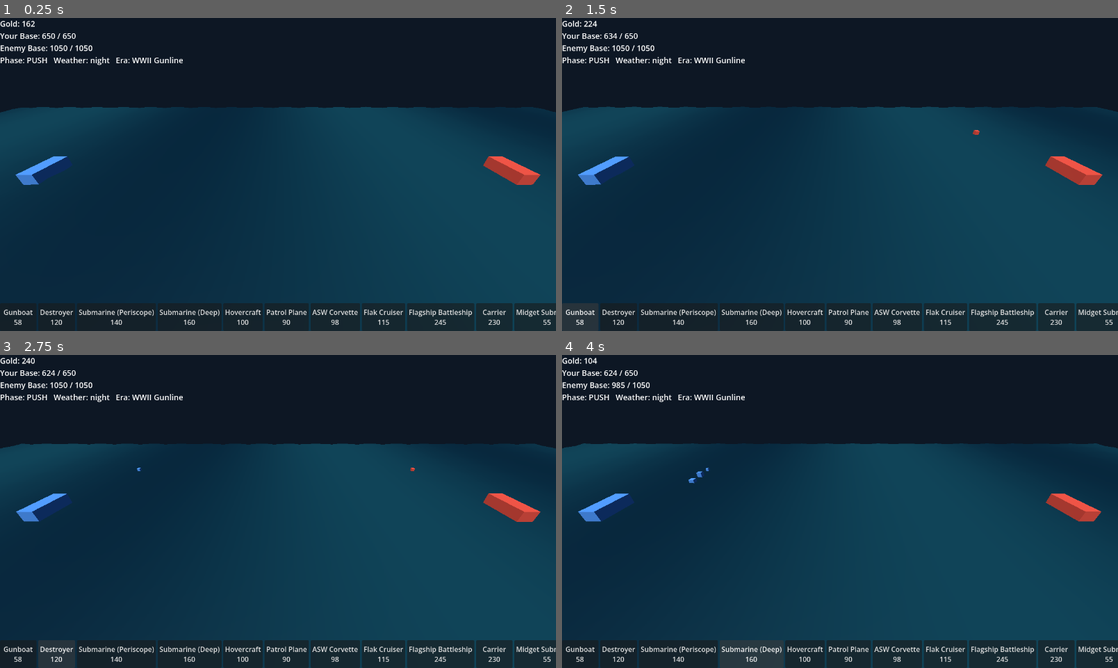
Above: before the commit, frames 1-4 (two rows, left to right).
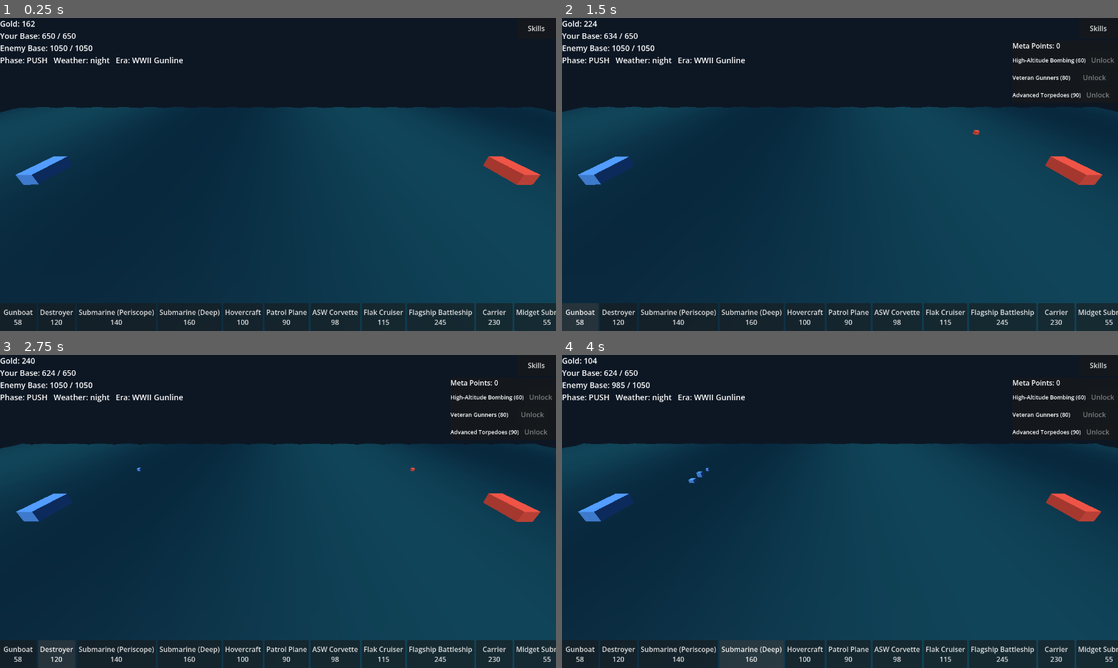
Above: after the commit, the same moments.

Repository: icomppower/iron-corridor
Game: Godot game, scene res://presentation/Main.tscn
Same seed, same stepped clock (60 frames per second), same inputs: the game is played once before the commit and once after it.
Inputs (mouse positions are in pixels of both pictures, inside the frame that each line leads up to):
- Up to frame 1 (0.25 s): no input
- Up to frame 2 (1.5 s): click (1095, 27) at 0.5 s, where only the run after the commit has a clickable "Skills"; click "Gunboat 58" at 1.25 s
- Up to frame 3 (2.75 s): click "Destroyer 120" at 2 s
- Up to frame 4 (4 s): click "Submarine (Periscope) 140" at 2.75 s; click "Submarine (Deep) 160" at 3.5 s

The runs differ from the first frame. In frame 1, less than 0.1% of the frame differs, in the area x 94-98%, y 2-5%; in frame 2, 0.6%, in the area x 81-100%, y 2-26%; in frame 3, 0.6%; in frame 4, 0.6%.

Commit message:
v0.4: cross-stage skill-tree unlocks (persisted)
Three skills (data/skills.json: high-altitude bombing, veteran gunners,
advanced torpedoes) unlockable with meta points earned per match result
(SkillProgress, persisted to user://skill_progress.json — works under
HTML5 export via IndexedDB-backed virtual FS too).

Oracle #4 ("unlocks are power, not keys") holds by construction, not
convention: MatchSim._new_side() never sets "unlocked_skills" on a side,
so _skill_attack_mult() is always a no-op 1.0x for every harness run —
the same shared combat code path the harness already exercises, just
reading a field the harness never populates. Only LiveMatch's player
side ever has it set, from persisted save data.

Verified end-to-end via in-engine screenshot: unlock flow spends meta
points, panel reflects the new locked/unlocked state, persists across
the save file. Regression check: harness/oracle/live_smoke all unchanged
(14 passed / 16 failed, same critical-oracle set green, LiveMatch still
bit-for-bit matches MatchSim.run()).

Co-Authored-By: Claude Sonnet 5 <noreply@anthropic.com>
Claude-Session: https://claude.ai/code/session_01BCGCp3WSXVcaiZVoi5r9qs

Diff:
--- /dev/null
+++ b/data/skills.json
@@ -0,0 +1,23 @@
+[
+  {
+    "id": "high_altitude_bombing",
+    "name": "High-Altitude Bombing",
+    "description": "Patrol planes hit harder from altitude.",
+    "cost": 60,
+    "effect": { "type": "unit_attack", "target": "patrol_plane", "pct": 0.20 }
+  },
+  {
+    "id": "veteran_gunners",
+    "name": "Veteran Gunners",
+    "description": "All gun crews fire with better accuracy.",
+    "cost": 80,
+    "effect": { "type": "weapon_attack", "target": "gun", "pct": 0.12 }
+  },
+  {
+    "id": "advanced_torpedoes",
+    "name": "Advanced Torpedoes",
+    "description": "Improved torpedo warheads across the fleet.",
+    "cost": 90,
+    "effect": { "type": "weapon_attack", "target": "torpedo", "pct": 0.15 }
+  }
+]
--- a/harness/capture_screenshot.gd
+++ b/harness/capture_screenshot.gd
@@ -4,36 +4,30 @@
 ## (must NOT pass --headless, or the viewport texture will be blank).
 
 func _initialize() -> void:
+	var save_path := "user://skill_progress.json"
+	if FileAccess.file_exists(save_path):
+		DirAccess.remove_absolute(ProjectSettings.globalize_path(save_path))
+
 	var main_scene: PackedScene = load("res://presentation/Main.tscn")
 	var instance: Node = main_scene.instantiate()
 	root.add_child(instance)
 	for i in range(10):
 		await process_frame
 
-	# simulate a few build taps to prove the UI -> sim write path works
-	instance.ui.build_requested.emit("gunboat")
-	instance.ui.build_requested.emit("destroyer")
-	instance.ui.income_requested.emit()
-	for i in range(10):
+	instance.skill_state["meta_points"] = 500.0
+	instance.ui.refresh_skills(instance.catalog, instance.skill_state)
+	instance.ui._skills_panel.visible = true
+	for i in range(5):
 		await process_frame
-	print("gold after buys: ", instance.live.gold())
 	var img := root.get_viewport().get_texture().get_image()
-	img.save_png("/tmp/iron_corridor_push.png")
-	print("saved push-phase screenshot")
+	img.save_png("/tmp/iron_corridor_skills.png")
+	print("saved skills panel screenshot")
 
-	# fast-forward straight into the boss phase to check that visual too
-	instance.live.phase = MatchSim.PHASE_BOSS
-	instance.live.boss = MatchSim._spawn_boss(instance.catalog, "potomac")
-	instance.live.boss["hp"] = instance.live.boss["hp_max"] * 0.6
-	instance.ui.build_requested.emit("battleship_flagship")
-	for i in range(20):
-		await process_frame
-	instance.live.step()
-	instance._on_flagship_fire()
+	instance.ui.skill_unlock_requested.emit("high_altitude_bombing")
 	for i in range(5):
 		await process_frame
 	var img2 := root.get_viewport().get_texture().get_image()
-	img2.save_png("/tmp/iron_corridor_boss.png")
-	print("saved boss-phase screenshot, boss_hp_pct=", instance.live.boss_hp_pct())
+	img2.save_png("/tmp/iron_corridor_skills_after_unlock.png")
+	print("saved post-unlock screenshot, unlocked=", instance.skill_state["unlocked"])
 
 	quit()
--- a/presentation/game_ui.gd
+++ b/presentation/game_ui.gd
@@ -8,6 +8,7 @@
 signal installment_requested
 signal flagship_fire_requested
 signal restart_requested
+signal skill_unlock_requested(skill_id: String)
 
 var _gold_label: Label
 var _base_label: Label
@@ -19,6 +20,10 @@
 var _fire_button: Button
 var _result_panel: PanelContainer
 var _result_label: Label
+var _skills_button: Button
+var _skills_panel: PanelContainer
+var _skills_list: VBoxContainer
+var _meta_points_label: Label
 
 func _ready() -> void:
 	var root := Control.new()
@@ -78,6 +83,29 @@
 	_result_panel.add_child(vb)
 	root.add_child(_result_panel)
 
+	_skills_button = Button.new()
+	_skills_button.text = "Skills"
+	_skills_button.custom_minimum_size = Vector2(90, 48)
+	_skills_button.set_anchors_preset(Control.PRESET_TOP_RIGHT)
+	_skills_button.grow_horizontal = Control.GROW_DIRECTION_BEGIN
+	_skills_button.pressed.connect(func(): _skills_panel.visible = not _skills_panel.visible)
+	root.add_child(_skills_button)
+
+	_skills_panel = PanelContainer.new()
+	_skills_panel.set_anchors_preset(Control.PRESET_TOP_RIGHT)
+	_skills_panel.grow_horizontal = Control.GROW_DIRECTION_BEGIN
+	_skills_panel.position.y = 52
+	_skills_panel.custom_minimum_size = Vector2(240, 0)
+	_skills_panel.visible = false
+	var skills_vb := VBoxContainer.new()
+	_meta_points_label = Label.new()
+	_meta_points_label.add_theme_font_size_override("font_size", 16)
+	skills_vb.add_child(_meta_points_label)
+	_skills_list = VBoxContainer.new()
+	skills_vb.add_child(_skills_list)
+	_skills_panel.add_child(skills_vb)
+	root.add_child(_skills_panel)
+
 func _hud_label() -> Label:
 	var l := Label.new()
 	l.add_theme_font_size_override("font_size", 18)
@@ -104,6 +132,31 @@
 	installment_btn.pressed.connect(func(): installment_requested.emit())
 	_build_bar.add_child(installment_btn)
 
+func refresh_skills(catalog: Catalog, state: Dictionary) -> void:
+	_meta_points_label.text = "Meta Points: %d" % int(state.get("meta_points", 0.0))
+	for child in _skills_list.get_children():
+		child.queue_free()
+	var unlocked: Array = state.get("unlocked", [])
+	for skill_id in catalog.skills.keys():
+		var sdef: Dictionary = catalog.skills[skill_id]
+		var row := HBoxContainer.new()
+		var label := Label.new()
+		label.custom_minimum_size = Vector2(150, 0)
+		label.add_theme_font_size_override("font_size", 13)
+		if unlocked.has(skill_id):
+			label.text = "%s ✓" % String(sdef["name"])
+			row.add_child(label)
+		else:
+			label.text = "%s (%d)" % [String(sdef["name"]), int(sdef["cost"])]
+			row.add_child(label)
+			var btn := Button.new()
+			btn.text = "Unlock"
+			btn.custom_minimum_size = Vector2(70, 36)
+			btn.disabled = not SkillProgress.can_unlock(state, catalog, skill_id)
+			btn.pressed.connect(func(): skill_unlock_requested.emit(skill_id))
+			row.add_child(btn)
+		_skills_list.add_child(row)
+
 func sync(live: LiveMatch) -> void:
 	_gold_label.text = "Gold: %d" % int(live.gold())
 	_base_label.text = "Your Base: %d / %d" % [int(live.base_hp()), int(live.base_hp_max())]
--- a/presentation/main.gd
+++ b/presentation/main.gd
@@ -14,11 +14,14 @@
 var camera_rig: CameraRig
 var ships: ShipVisuals
 var ui: GameUI
+var skill_state: Dictionary
 var _accum := 0.0
 var _running := true
+var _awarded_this_match := false
 
 func _ready() -> void:
 	catalog = Catalog.load_from("res://")
+	skill_state = SkillProgress.load_state()
 	_setup_world()
 	_setup_camera()
 	ships = ShipVisuals.new()
@@ -30,15 +33,23 @@
 	ui.installment_requested.connect(_on_installment_requested)
 	ui.flagship_fire_requested.connect(_on_flagship_fire)
 	ui.restart_requested.connect(_start_new_match)
+	ui.skill_unlock_requested.connect(_on_skill_unlock_requested)
+	ui.refresh_skills(catalog, skill_state)
 	_start_new_match()
 
 func _start_new_match() -> void:
 	var level: Dictionary = catalog.levels_by_id[LEVEL_ID]
 	var seed_value := randi_range(PLAYER_STRATEGY_SEED_MIN, PLAYER_STRATEGY_SEED_MAX)
-	live = LiveMatch.new(level, catalog, seed_value)
+	live = LiveMatch.new(level, catalog, seed_value, skill_state.get("unlocked", []))
 	ui.build_bar_for_roster(level["player_roster"], catalog)
 	_running = true
 	_accum = 0.0
+	_awarded_this_match = false
+
+func _on_skill_unlock_requested(skill_id: String) -> void:
+	if SkillProgress.unlock(skill_state, catalog, skill_id):
+		SkillProgress.save_state(skill_state)
+		ui.refresh_skills(catalog, skill_state)
 
 func _process(delta: float) -> void:
 	if _running and live != null:
@@ -52,6 +63,11 @@
 				break
 		ships.sync(live, catalog)
 		ui.sync(live)
+		if live.is_over() and not _awarded_this_match:
+			_awarded_this_match = true
+			SkillProgress.award_for_result(skill_state, live.result)
+			SkillProgress.save_state(skill_state)
+			ui.refresh_skills(catalog, skill_state)
 
 func _on_build_requested(unit_id: String) -> void:
 	if live != null:
--- a/sim/catalog.gd
+++ b/sim/catalog.gd
@@ -7,6 +7,7 @@
 var weather: Dictionary = {}
 var bosses: Dictionary = {}
 var eras: Array = []
+var skills: Dictionary = {}
 var levels: Array = []
 var levels_by_id: Dictionary = {}
 
@@ -17,6 +18,7 @@
 	c.weather = DataLoader.load_json(root.path_join("data/weather.json"))
 	c.bosses = DataLoader.index_by_id(DataLoader.load_json(root.path_join("data/bosses/bosses.json")))
 	c.eras = DataLoader.load_json(root.path_join("data/eras.json"))["tiers"]
+	c.skills = DataLoader.index_by_id(DataLoader.load_json(root.path_join("data/skills.json")))
 	c.levels = DataLoader.load_all_levels(root.path_join("data/levels"))
 	for lvl in c.levels:
 		c.levels_by_id[lvl["id"]] = lvl
--- a/sim/live_match.gd
+++ b/sim/live_match.gd
@@ -27,12 +27,13 @@
 var enemy_strategy_id: String = "level_ai"
 var _flagship_aim_bonus: float = 0.0
 
-func _init(p_level: Dictionary, p_catalog: Catalog, seed_value: int) -> void:
+func _init(p_level: Dictionary, p_catalog: Catalog, seed_value: int, unlocked_skills: Array = []) -> void:
 	level = p_level
 	catalog = p_catalog
 	economy = catalog.economy
 	rng = IronRNG.new(seed_value)
 	player = MatchSim._new_side(level["player_roster"], float(level["player_base_hp"]), float(economy["starting_gold"]))
+	player["unlocked_skills"] = unlocked_skills.duplicate()
 	enemy = MatchSim._new_side(level["enemy_roster"], float(level["enemy_base_hp"]), 0.0)
 	enemy["base_hp_max"] = float(level["enemy_base_hp"])
 	weather_id = rng.pick_weighted(level["weather_table"])
--- a/sim/match_sim.gd
+++ b/sim/match_sim.gd
@@ -149,6 +149,28 @@
 		return 1.0
 	return float(catalog.eras[level]["attack_mult"])
 
+## Cross-stage skill-tree bonuses (interactive play only). MatchSim.run()
+## never sets "unlocked_skills" on a side, so this is always a no-op 1.0x
+## for every harness/oracle run — unlocks stay power, never keys, by
+## construction, matching Oracle #4 without needing a separate code path.
+static func _skill_attack_mult(side: Dictionary, catalog: Catalog, udef: Dictionary) -> float:
+	var unlocked: Array = side.get("unlocked_skills", [])
+	if unlocked.is_empty():
+		return 1.0
+	var mult := 1.0
+	var weapon: String = udef.get("weapon", "")
+	var unit_id: String = String(udef.get("id", ""))
+	for skill_id in unlocked:
+		if not catalog.skills.has(skill_id):
+			continue
+		var effect: Dictionary = catalog.skills[skill_id]["effect"]
+		var etype: String = String(effect["type"])
+		if etype == "weapon_attack" and String(effect["target"]) == weapon:
+			mult += float(effect["pct"])
+		elif etype == "unit_attack" and String(effect["target"]) == unit_id:
+			mult += float(effect["pct"])
+	return mult
+
 static func _check_era_upgrade(side: Dictionary, catalog: Catalog) -> void:
 	var xp: float = float(side.get("xp", 0.0))
 	var level: int = int(side.get("era_level", 0))
@@ -279,7 +301,7 @@
 		if _is_grounded(udef, weather_id, weather_table):
 			continue
 		var variance := 1.0 + rng.randf_range(-0.05, 0.05)
-		var atk: float = float(udef["attack"]) * (st["alive_hp"] / float(udef["hp"])) * _weather_attack_mult(udef, weather_id, weather_table) * _era_attack_mult(player, catalog) * variance
+		var atk: float = float(udef["attack"]) * (st["alive_hp"] / float(udef["hp"])) * _weather_attack_mult(udef, weather_id, weather_table) * _era_attack_mult(player, catalog) * _skill_attack_mult(player, catalog, udef) * variance
 		var detect := _weather_detect(udef, weather_id, weather_table)
 		var opposed: Array = []
 		for layer in udef["targets"]:
@@ -300,7 +322,7 @@
 		if _is_grounded(udef, weather_id, weather_table):
 			continue
 		var variance := 1.0 + rng.randf_range(-0.05, 0.05)
-		var atk: float = float(udef["attack"]) * (st["alive_hp"] / float(udef["hp"])) * _weather_attack_mult(udef, weather_id, weather_table) * _era_attack_mult(enemy, catalog) * variance
+		var atk: float = float(udef["attack"]) * (st["alive_hp"] / float(udef["hp"])) * _weather_attack_mult(udef, weather_id, weather_table) * _era_attack_mult(enemy, catalog) * _skill_attack_mult(enemy, catalog, udef) * variance
 		var detect := _weather_detect(udef, weather_id, weather_table)
 		var opposed: Array = []
 		for layer in udef["targets"]:
@@ -403,7 +425,7 @@
 		# alive can bring guns/depth-charges/flak to bear on it, regardless
 		# of the stealth/detection specialization that matters against
 		# regular forces.
-		var atk: float = float(udef["attack"]) * (st["alive_hp"] / float(udef["hp"])) * _weather_attack_mult(udef, weather_id, weather_table) * _era_attack_mult(player, catalog)
+		var atk: float = float(udef["attack"]) * (st["alive_hp"] / float(udef["hp"])) * _weather_attack_mult(udef, weather_id, weather_table) * _era_attack_mult(player, catalog) * _skill_attack_mult(player, catalog, udef)
 		if udef.get("flagship", false):
 			atk *= float(udef.get("boss_damage_mult", 1.0))
 		total_dmg += atk
--- /dev/null
+++ b/sim/skill_progress.gd
@@ -0,0 +1,46 @@
+class_name SkillProgress
+extends RefCounted
+## Persisted cross-stage meta-progress (skill unlocks + meta points).
+## Interactive presentation layer only — MatchSim.run()/the harness never
+## touches this, which is what keeps Oracle #4 (unlocks are power, not
+## keys) true by construction rather than by convention.
+
+const SAVE_PATH := "user://skill_progress.json"
+const WIN_POINTS := 50.0
+const LOSS_POINTS := 15.0
+
+static func load_state() -> Dictionary:
+	if not FileAccess.file_exists(SAVE_PATH):
+		return {"unlocked": [], "meta_points": 0.0}
+	var f := FileAccess.open(SAVE_PATH, FileAccess.READ)
+	var data = JSON.parse_string(f.get_as_text())
+	f.close()
+	if data == null:
+		return {"unlocked": [], "meta_points": 0.0}
+	return data
+
+static func save_state(state: Dictionary) -> void:
+	var f := FileAccess.open(SAVE_PATH, FileAccess.WRITE)
+	f.store_string(JSON.stringify(state))
+	f.close()
+
+static func award_for_result(state: Dictionary, result: String) -> Dictionary:
+	state["meta_points"] = float(state.get("meta_points", 0.0)) + (WIN_POINTS if result == "WIN" else LOSS_POINTS)
+	return state
+
+static func can_unlock(state: Dictionary, catalog: Catalog, skill_id: String) -> bool:
+	if not catalog.skills.has(skill_id):
+		return false
+	var unlocked: Array = state.get("unlocked", [])
+	if unlocked.has(skill_id):
+		return false
+	return float(state.get("meta_points", 0.0)) >= float(catalog.skills[skill_id]["cost"])
+
+static func unlock(state: Dictionary, catalog: Catalog, skill_id: String) -> bool:
+	if not can_unlock(state, catalog, skill_id):
+		return false
+	state["meta_points"] = float(state["meta_points"]) - float(catalog.skills[skill_id]["cost"])
+	var unlocked: Array = state.get("unlocked", [])
+	unlocked.append(skill_id)
+	state["unlocked"] = unlocked
+	return true
Not shown, added: sim/skill_progress.gd.uid
